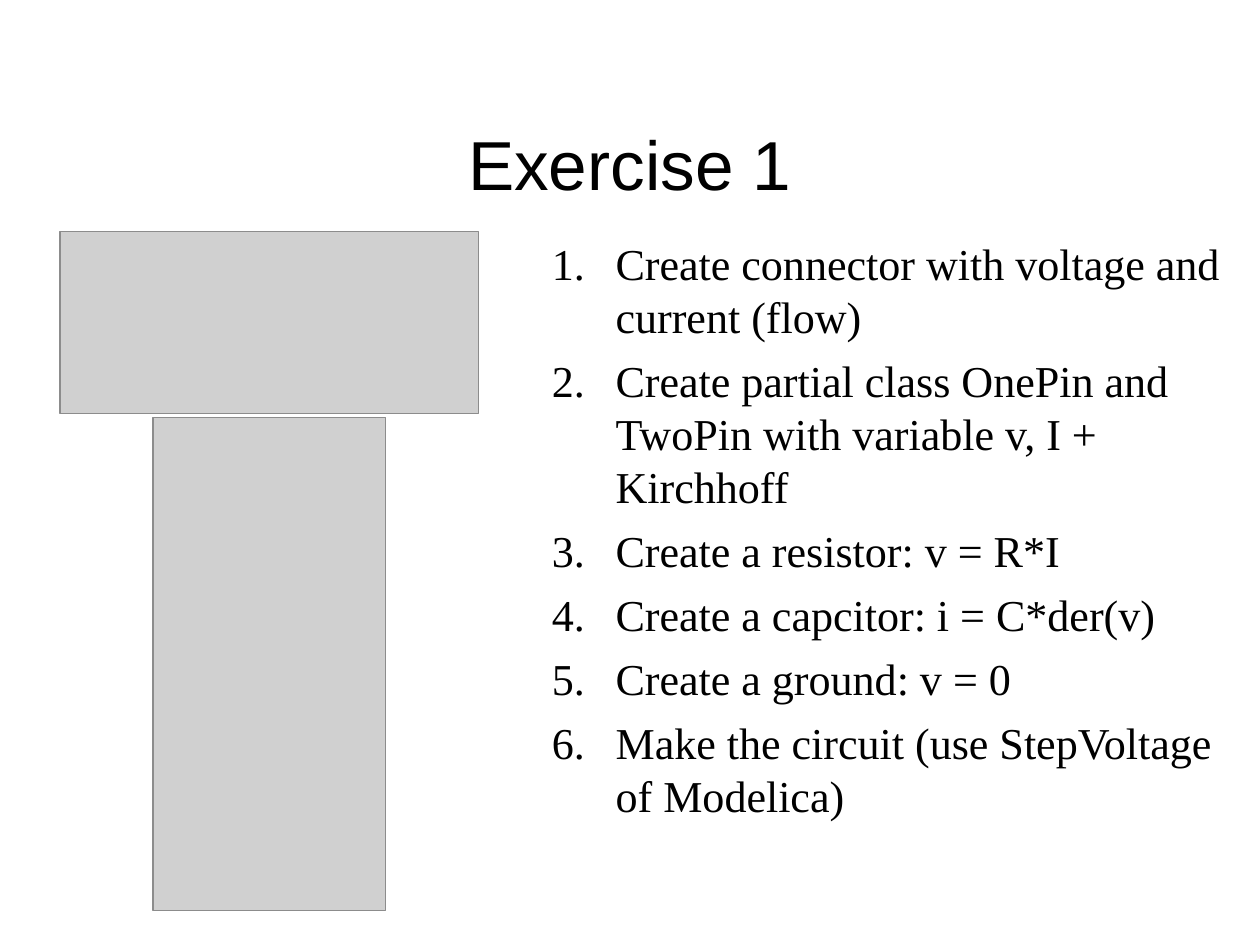
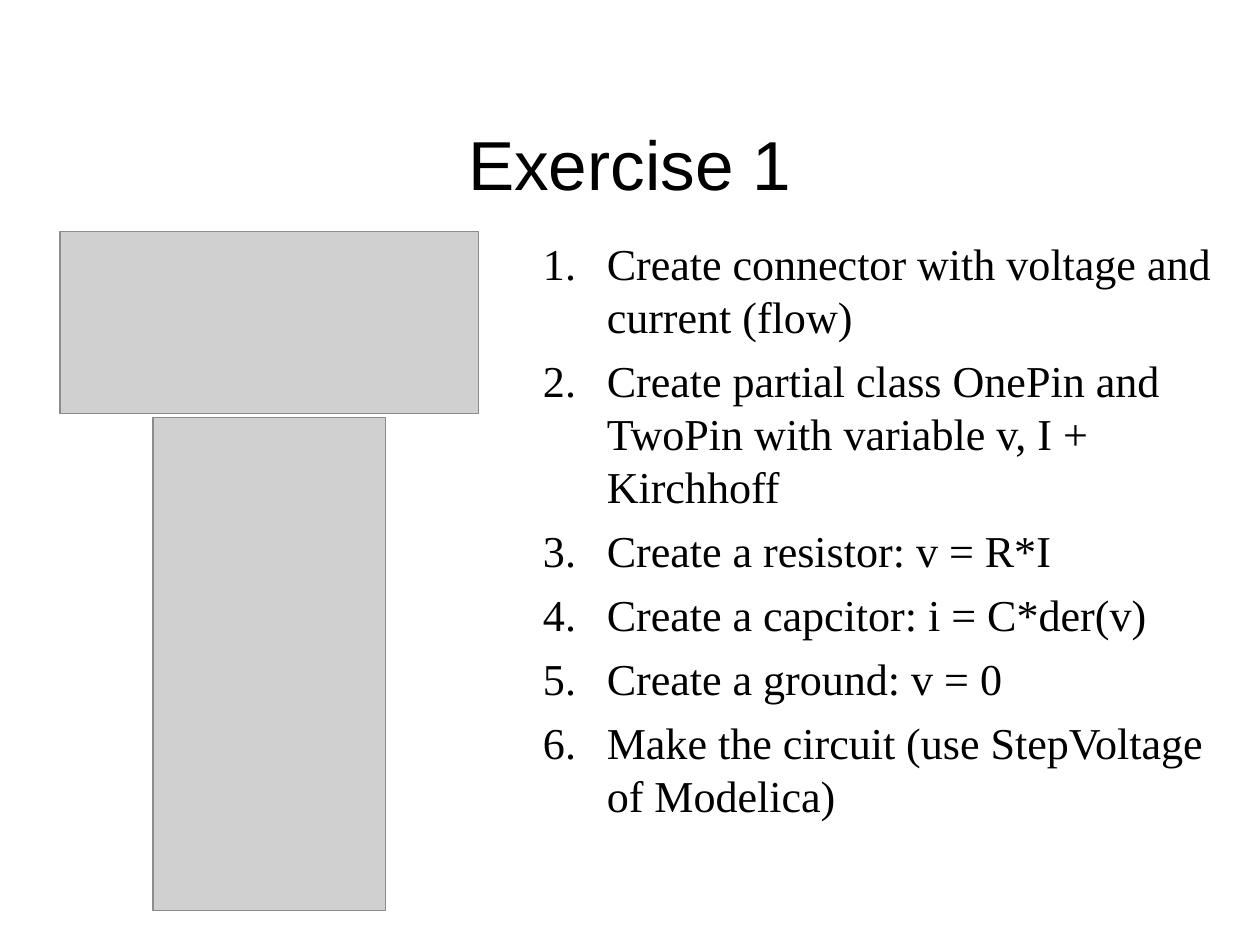
Before and after one commit to open-ideas/__CrashCourse__, a slide deck: slide 16 of Slides/CrashCourse_2013_shortVersion.ppt. Drawn at 1260x945 pixels with LibreOffice and Linux fonts; fonts in the diff are those of the drawing; grey boxes stand for pictures. Boxes give left, top, right and bottom in pixels: in the first picture for what was removed or moved away, otherwise in the second. Text is boxed around its words. In the diff, an @@ line names an element or a change of style, - is before the commit and + after.

Commit message:
Small changes to lib. Added mass model to show varying temperature and instantiation. minor adjustment in ppt

```diff
--- a/Slides/CrashCourse_2013_shortVersion.ppt
+++ b/Slides/CrashCourse_2013_shortVersion.ppt
@@ text "Create connector with voltage and ...": place and size @@
-text "Create connector with voltage and ..." at <box>616,249,1220,821</box>
+text "Create connector with voltage and ..." at <box>607,249,1211,821</box>
```
Also in this commit, not shown: 2 other slides changed, 2 other files.
